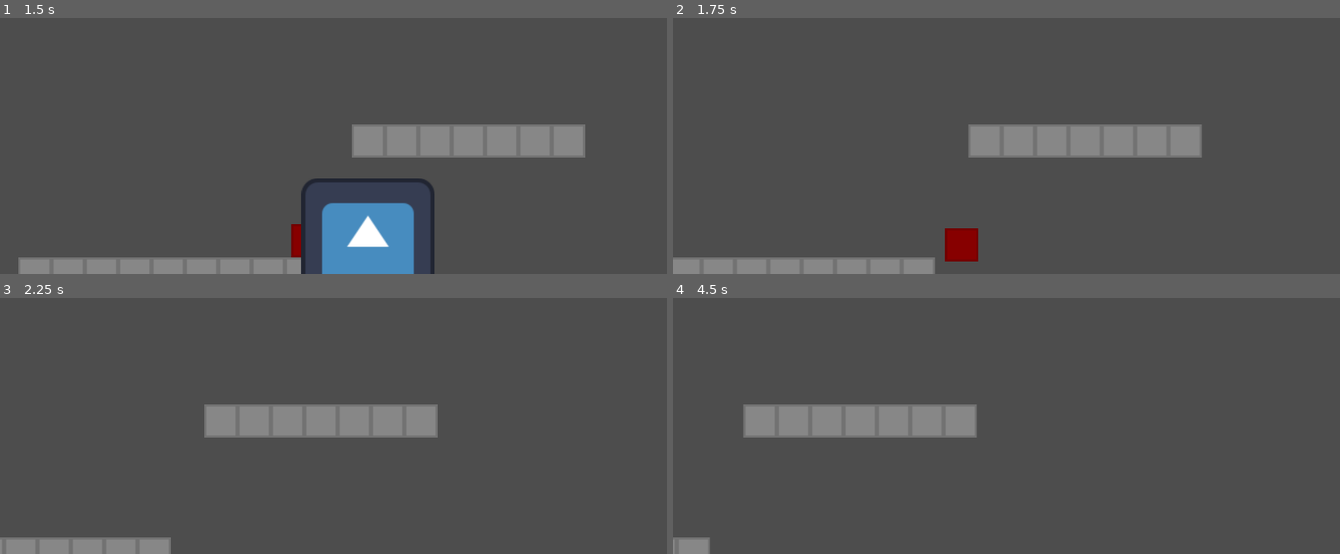
Above: before the commit, frames 1-4 (two rows, left to right).
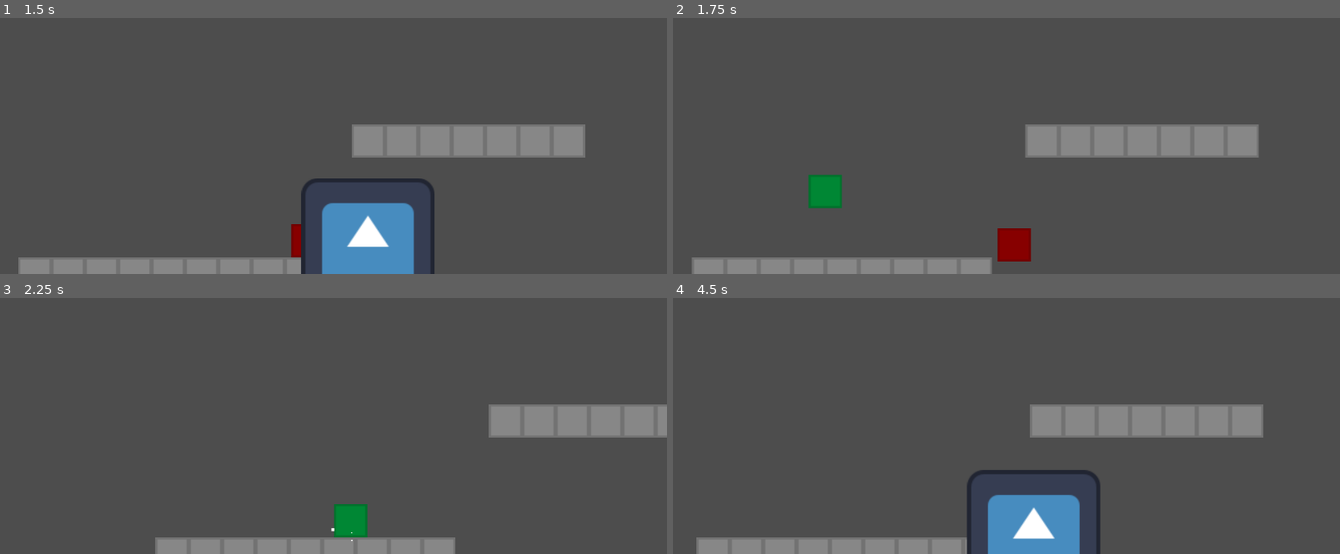
Above: after the commit, the same moments.

Repository: JumbledOne/RPHGameProject
Game: Godot game, scene res://scenes/game_scene/game_scene.tscn
Two runs of this game, one before a commit and one after it. Both use one fixed random seed, a clock stepped at 60 frames per second and the inputs below. The engine's default icon, where the game draws it, is replaced by a stand-in: a white triangle on a blue panel in a dark square.
Inputs:
- Up to frame 1 (1.5 s): hold I (ability) 0.53-1.28 s; hold D (right) from 0.53 s (still down); tap Space (jump) at 0.77 s; tap E (attack) at 1.35 s
- Up to frame 2 (1.75 s): keep holding D (right); tap Space (jump) at 1.52 s
- Up to frame 3 (2.25 s): release D (right) at 2.03 s; hold A (left) from 2.03 s (still down); hold I (ability) from 2.03 s (still down)
- Up to frame 4 (4.5 s): release A (left) at 2.78 s; release I (ability) at 2.78 s; hold D (right) 2.78-4.28 s; tap E (attack) at 2.85, 4.35 s; tap Space (jump) at 3.02, 3.77 s; hold I (ability) 3.53-4.28 s; hold A (left) from 4.28 s (still down)

Frame 1 is identical in both runs. In frame 2, 4.8% of the frame differs, in the area x 0-88%, y 41-100%; in frame 3, 13%; in frame 4, 16%, in the area x 0-89%, y 41-100%.

Commit message:
Entity fixes

Diff:
--- a/src/scripts/entity/entity.gd
+++ b/src/scripts/entity/entity.gd
@@ -16,9 +16,6 @@
 		if health <= 0:
 			die()
 
-# Action vars
-var player_action: BasePlayerAction
-
 signal died
 signal damaged
 signal healed
--- a/src/scripts/player/player.gd
+++ b/src/scripts/player/player.gd
@@ -4,6 +4,18 @@
 @export_category("World")
 @export var death_altitude: float = 128 # Below this point the player dies
 
+# Action vars
+var player_action: BasePlayerAction
+
+func _ready() -> void:
+	super()
+	GameManager.player = self
+
+func _physics_process(delta: float) -> void:
+	super(delta)
+	if position.y >= death_altitude:
+		die()
+
 # # # # # # # # # # # #
 # Actions
 func do_action():
